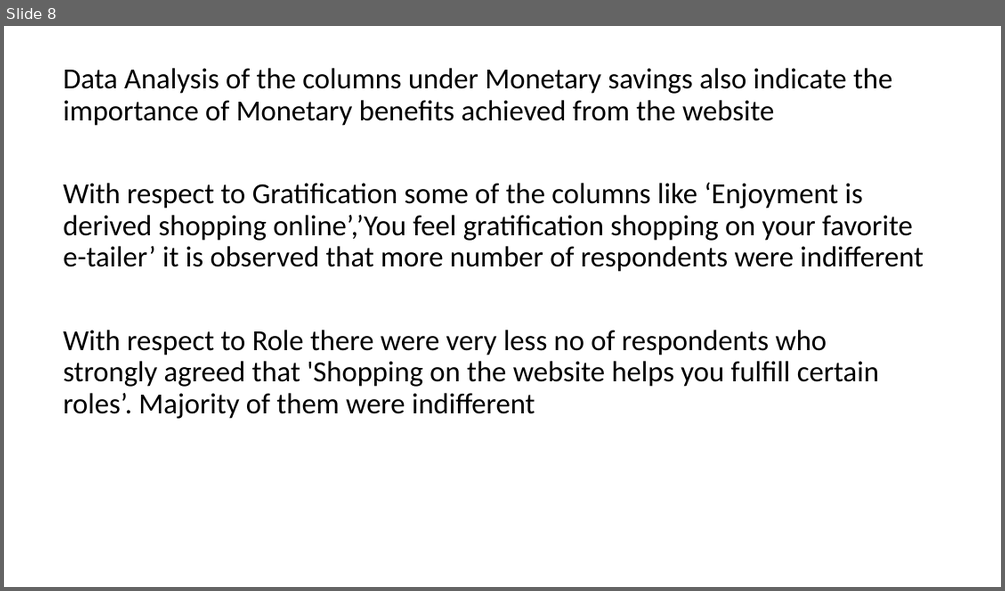
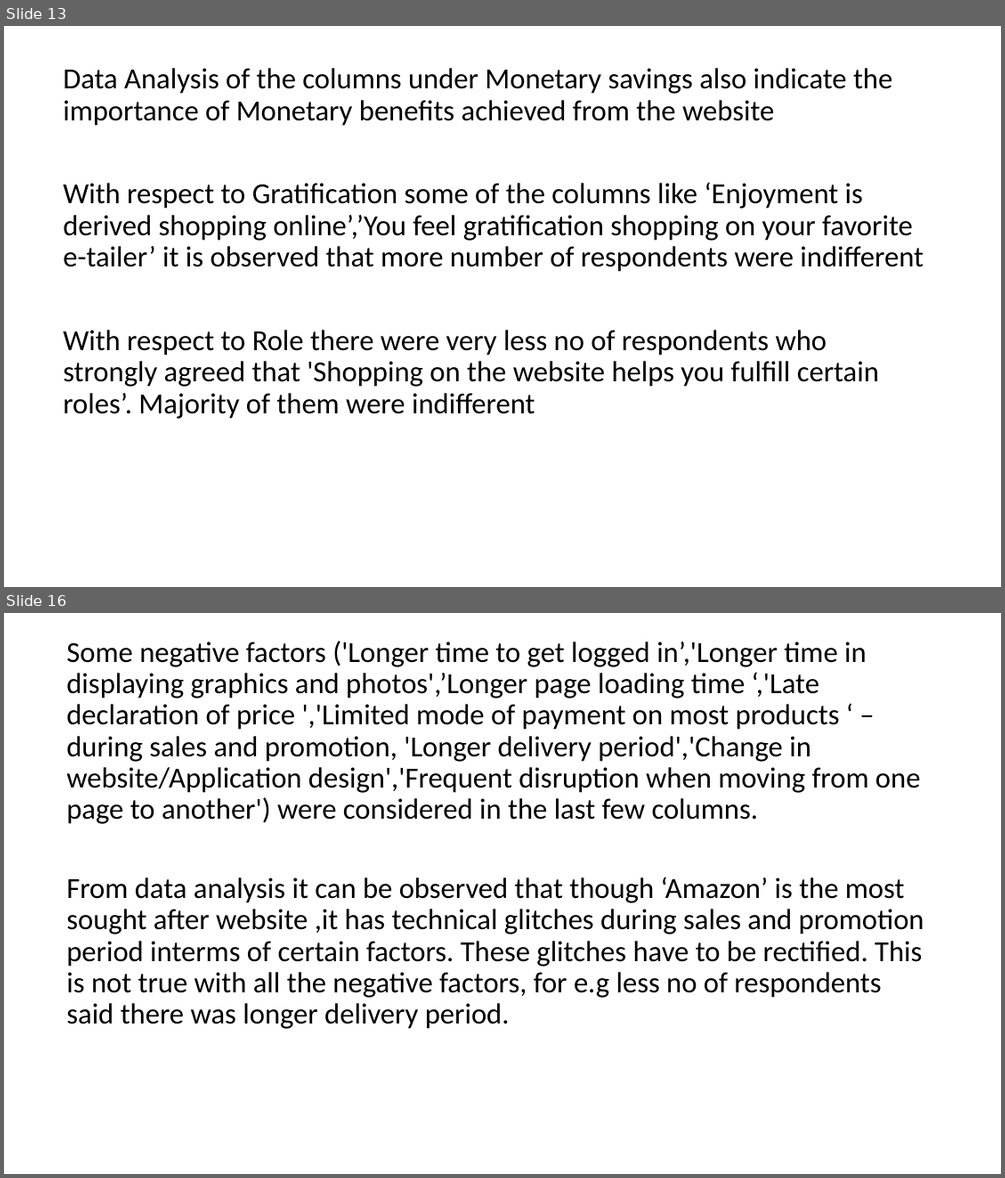
Before and after one commit to swathidamera/Internship, a slide deck: customer retention.ppt.pptx. Shown one above the other, each under a label of ours: slide 8 before the commit, slides 13 and 16 after it; the slides between them are not shown. The pictures are 1005x591 and 1005x1178 pixels, drawn with LibreOffice and Linux fonts; fonts in the diff are those of the drawing. Boxes give left, top, right and bottom in pixels: in the first picture for what was removed or moved away, otherwise in the second. Text is boxed around its words. In the diff, an @@ line names an element or a change of style, - is before the commit and + after.

```diff
--- a/customer retention.ppt.pptx
+++ b/customer retention.ppt.pptx
@@ slide 16 added at bbox=[4, 613, 1001, 1174], background #FFFFFF @@
@@ text added at bbox=[66, 641, 924, 1029], 28 pt, text #000000 @@
+Some negative factors ('Longer time to get logged in’,'Longer time in displaying graphics and photos',’Longer page loading time ‘,'Late declaration of price ','Limited mode of payment on most products ‘ –during sales and promotion, 'Longer delivery period','Change in website/Application design','Frequent disruption when moving from one page to another') were considered in the last few columns.
+From data analysis it can be observed that though ‘Amazon’ is the most sought after website ,it has technical glitches during sales and promotion period interms of certain factors. These glitches have to be rectified. This is not true with all the negative factors, for e.g less no of respondents said there was longer delivery period.
@@ what was slide 8 is now slide 13 @@
```
Also in this commit, not shown: 5 slides changed, 6 other slides added.
